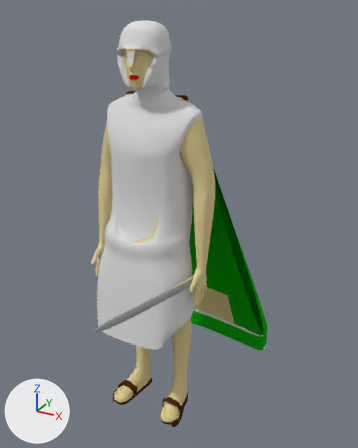
What one commit did to the Blender file RTS Dev Project/Assets/Models/Characters/babilons/babylonians_soldier.blend.
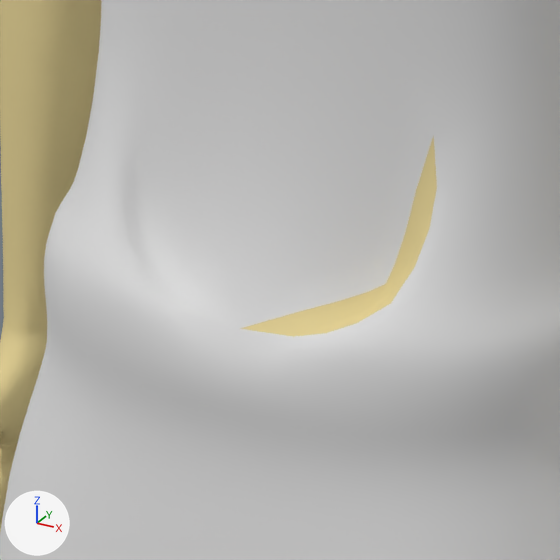
Each version appears first whole from a 50 mm lens placed at (3.33, -5.25, 5.81), pointed at (0.42, 0.03, 3.17), and next in a close-up on the part from 28% to 49% of the width and 44% to 61% of the height. Every picture has the same lights, and +X, +Y and +Z are marked at lower left.

Before the edit, the objects in view are built like this:
```python
me_human = bpy.data.meshes.new('human')
me_human.from_pydata(...)  # 2309 vertices, 2316 faces, 4 loose edges; spans x -3.6..4.4, y -6.5..4.5, z -8.1..8.4
me_human.polygons.foreach_set('use_smooth', [True] * 2316)
# faces by material slot: [8, 348, 214, 102, 1628, 16]
me_human.materials.append(mat_material_003)  # red #e70012
me_human.materials.append(mat_material_004)  # light grey #dbdbdb
me_human.materials.append(mat_material_001)  # brown #4c2b14
me_human.materials.append(mat_material_005)  # green #10ae0b
me_human.materials.append(mat_material_007)  # beige #dfce94
me_human.materials.append(mat_material_008)  # grey #9b9b9b
ob_human = bpy.data.objects.new('human', me_human)
ob_human.location = (0.0, 0.0, 2.802)
ob_human.scale = (0.344, 0.344, 0.344)
_m = ob_human.modifiers.new('Subsurf', 'SUBSURF')
```
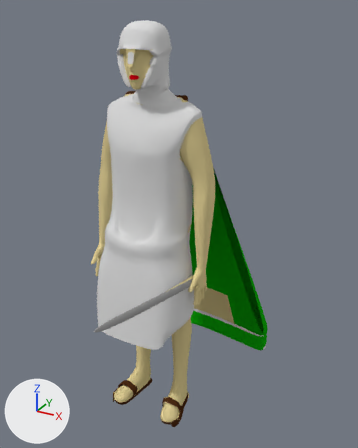
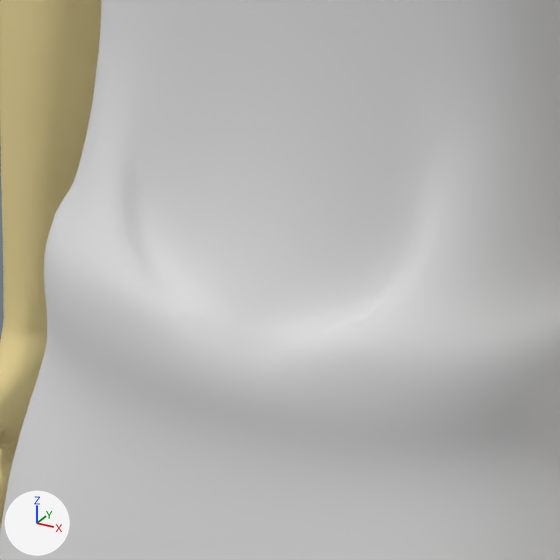
Changed parts and their boxes (x1, y1, x2, y2) in the close-ups (560 x 560 px):
part 1 of me_human, recoloured (beige to white)
    both: (240, 135, 437, 337)

Edits to the bpy script that builds the scene:
```text
Change me_human:
    where me_human.from_pydata(...)  # 2309 vertices, 2316 faces, 4 loose edges; spans x -3.6..4.4, y -6.5..4.5, z -8.1..8.4
    used by ob_human; location = (0.0, 0.0, 2.802); scale = (0.344, 0.344, 0.344)
    me_human part 1: 6 of the faces centred in x -0.7..1.6, y -1.3..1.2, z -2.0..1.1 switch from mat_material_007 (beige #dfce94) to mat_material_004 (light grey #dbdbdb)
```
